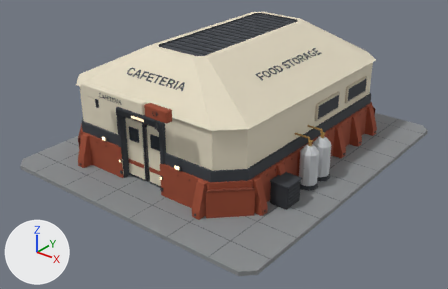
The glTF model src/assets/buildings/cafeteria.glb, before and after one commit.
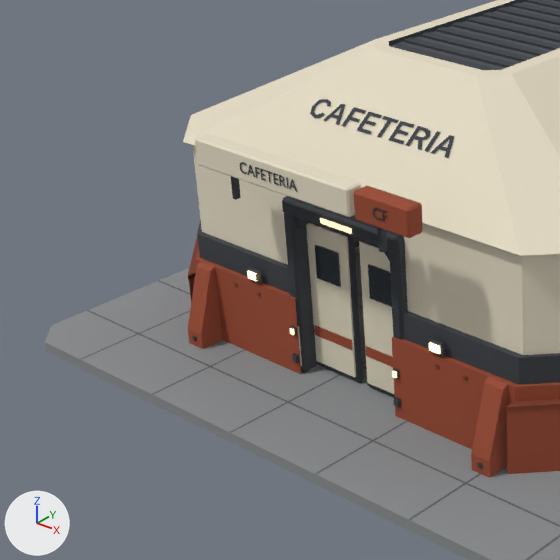
Each version appears first whole from a camera (50 mm lens) standing at (12.79, -16.46, 9.82) and looking at (0.57, -1.19, 0.35), and next in a close-up on the part from 1% to 51% of the width and 10% to 87% of the height. Every picture has the same lights, and +X, +Y and +Z are marked at lower left. The last two pictures show the newer version. Where no turn or scale is listed for an object, it has been applied to the vertices. Vertices at exactly the same position are counted once.

The first close-up shows 'Building_Floor', 'Building_Pad', 'Building_Roof', 'DoorS_LeafL', 'DoorS_LeafR', 'Juntas_125x150_30mm.001', 'Padrao_ARQ_Control_Portal_S_South', 'Placa', 'Placa.001', 'Suporte_Letreiro', 'Texto_CAFETERIA', 'Wall_S' and 5 more.
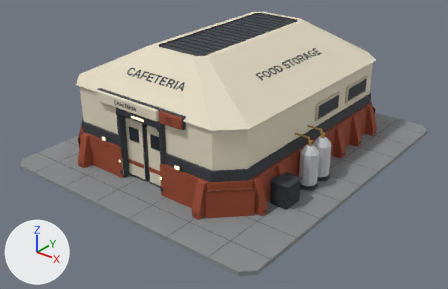
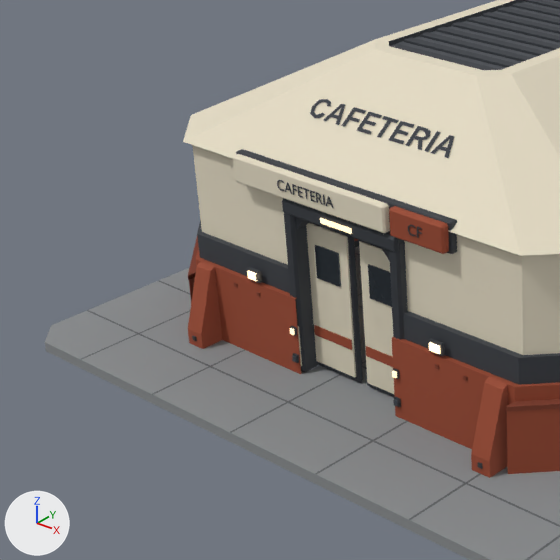
What differs and where, as boxes [x1, y1, x2, y2] in the close-ups (560 x 560 px):
'Placa', moved, rescaled: before [195, 133, 361, 217]; after [233, 154, 390, 233]
'Placa.001', reshaped, moved (13% narrower, 8% shorter): before [354, 186, 423, 238]; after [389, 206, 449, 254]
'Fundo_Letreiro', added: after [236, 149, 457, 254]
'Texto_CAFETERIA', moved: before [240, 162, 297, 192]; after [277, 180, 333, 208]
'Suporte_Letreiro', moved (not visible afterwards): before [231, 177, 241, 200]

What changed in the scene script:
```text
Change me_cube_030:
    used by ob_placa; location = (-0.38, -5.2, 3.1)
    remove me_cube_030.from_pydata(...)  # 24 vertices, 44 faces; spans x -1.33..1.33, y -0.12..0.12, z -0.18..0.18
    add me_cube_030.from_pydata(...)  # 24 vertices, 44 faces; spans x -1.33..1.33, y -0.06..0.06, z -0.18..0.18
    me_cube_030 part 1: the whole mesh is scaled about its middle by (1, 0.427, 1)
Change me_cube_031:
    used by ob_placa_001; location = (1.45, -5.2, 3.1)
    remove me_cube_031.from_pydata(...)  # 24 vertices, 44 faces; spans x -0.43..0.43, y -0.12..0.12, z -0.18..0.18
    add me_cube_031.from_pydata(...)  # 24 vertices, 44 faces; spans x -0.43..0.43, y -0.06..0.06, z -0.18..0.18
    me_cube_031 part 2: all 12 vertices in x -0.43..0.43, y -0.12..-0.095, z -0.18..0.18 are moved by (0.0, 0.06, 0.0)
    other edits to the shape of me_cube_031 do not show in these pictures
Add me_cube_032_1:
    me_cube_032_1.from_pydata(...)  # 24 vertices, 44 faces; spans x -1.83..1.83, y -0.06..0.06, z -0.2..0.2
    me_cube_032_1.materials.append(mat_mat_control_atlas_2k)
Change ob_placa:
    ob_placa.location: (-0.38, -5.2, 3.1) -> (-0.47, -4.63, 2.66)
Change ob_placa_001:
    ob_placa_001.location: (1.45, -5.2, 3.1) -> (1.36, -4.63, 2.66)
Change ob_suporte_letreiro:
    ob_suporte_letreiro.location: (-1.25, -5.11, 2.76) -> (-0.7, -4.53, 2.45)
Change ob_texto_cafeteria:
    ob_texto_cafeteria.location: (-0.38, -5.33, 3.1) -> (-0.47, -4.7, 2.66)
Add ob_fundo_letreiro:
    ob_fundo_letreiro = bpy.data.objects.new('Fundo_Letreiro', me_cube_032_1)
    ob_fundo_letreiro.location = (0.0, -4.53, 2.66)
```
